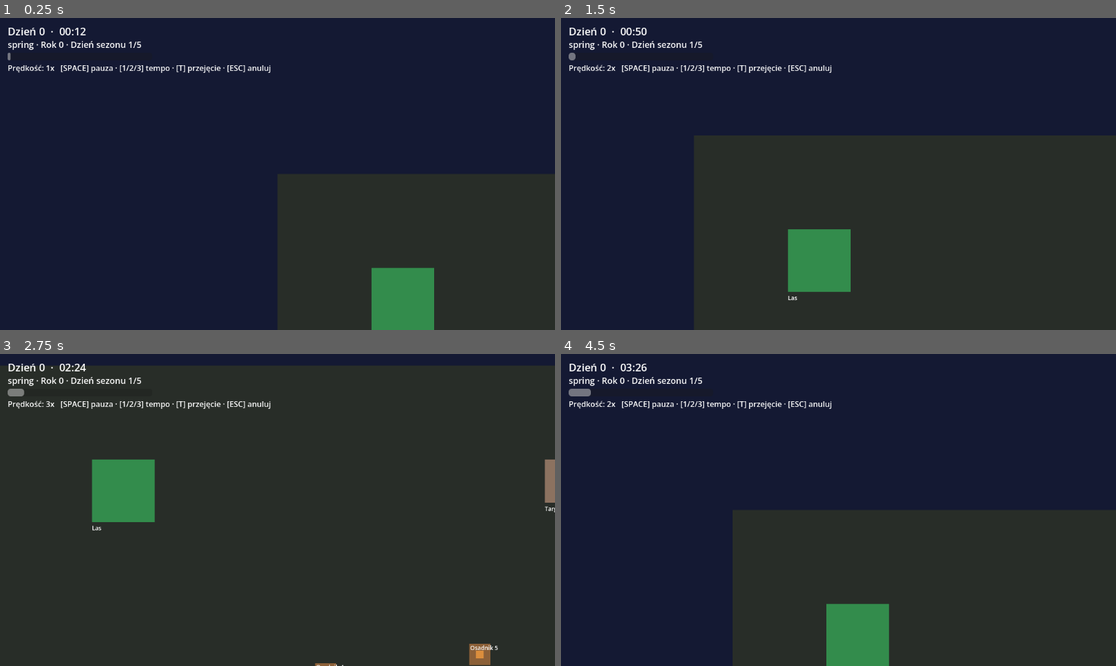
Above: before the commit, frames 1-4 (two rows, left to right).
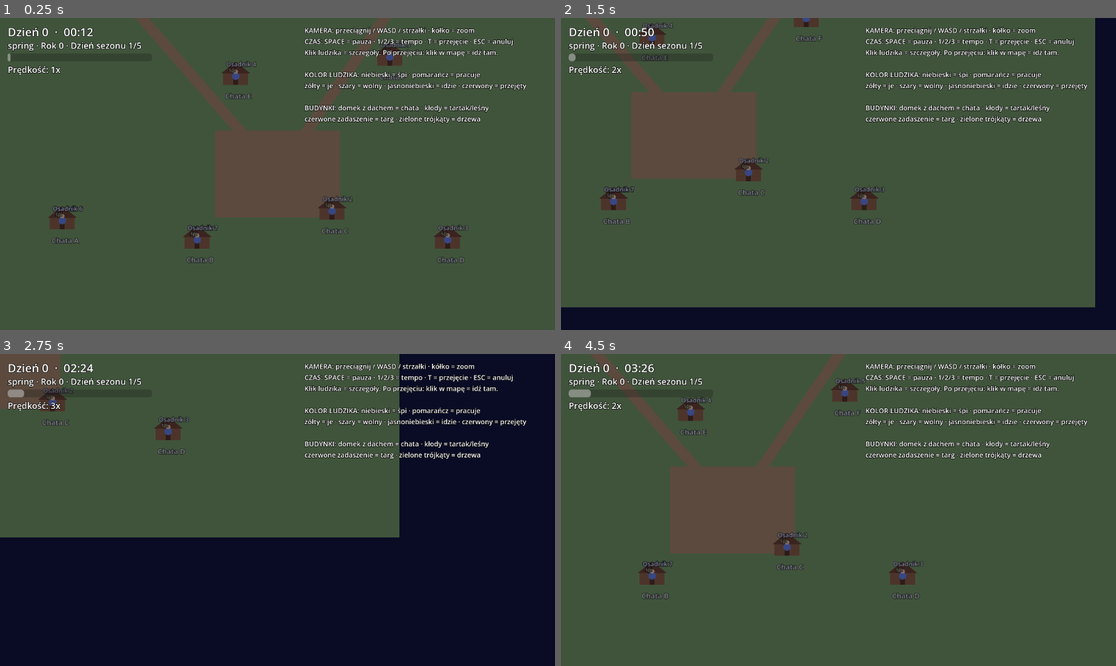
Above: after the commit, the same moments.

Repository: dwdzdc/dynastia
Game: Godot game, scene res://game/main.tscn
The game is run twice, just before and just after one commit, with the same random seed, the same clock (stepped at 60 frames per second) and the same inputs.
Inputs (mouse positions are in pixels of both pictures, inside the frame that each line leads up to):
- Up to frame 1 (0.25 s): no input
- Up to frame 2 (1.5 s): tap Enter at 0.5 s; move the mouse to (960, 158) at 0.52 s; hold D 0.53-1.28 s; tap 1 at 0.6 s; click (960, 158) at 0.67 s; tap Space at 0.77 s; move the mouse to (727, 189) at 1.27 s; hold S from 1.28 s (still down); tap 2 at 1.35 s; click (727, 189) at 1.42 s
- Up to frame 3 (2.75 s): tap Space at 1.52 s; move the mouse to (333, 441) at 2.02 s; release S at 2.03 s; hold D from 2.03 s (still down); tap 3 at 2.1 s; click (333, 441) at 2.17 s
- Up to frame 4 (4.5 s): move the mouse to (810, 572) at 2.77 s; release D at 2.78 s; hold W 2.78-3.53 s; tap T at 2.85 s; click (810, 572) at 2.92 s; tap Space at 3.02, 3.77 s; move the mouse to (1005, 556) at 3.52 s; hold A from 3.53 s (still down); tap 1 at 3.6 s; click (1005, 556) at 3.67 s; move the mouse to (672, 463) at 4.27 s; tap 2 at 4.35 s; click (672, 463) at 4.42 s

The runs differ from the first frame. In frame 1, 99% of the frame differs, in the area x 0-100%, y 0-100%; in frame 2, 96%; in frame 3, 97%; in frame 4, 99%.

Commit message:
Etap 2 (poprawa): czytelne placeholdery (domki/drzewa/drogi/ludziki), dymki idle_reason na hover, legenda+help, zaciemnienie nocy, kamera startowa na wiosce

Diff:
--- a/game/agent_node.gd
+++ b/game/agent_node.gd
@@ -1,38 +1,82 @@
-# AgentNode — wizualna reprezentacja SimAgenta (placeholder: kolorowy kwadrat + etykieta).
-# Nie zawiera logiki; tylko czyta stan sim i pokazuje go na scenie.
+# AgentNode — placeholder "ludzika" (głowa + ciało) z etykietą i dymkiem stanu.
+# Kolor ciała = stan agenta; hovering pokazuje powód bezczynności (idle_reason).
 extends Node2D
 
+const Gfx := preload("res://game/gfx.gd")
 
-var sim_agent  # SimAgent (RefCounted)
+var sim_agent
+
 var _body: Polygon2D
-var _label: Label
+var _head: Polygon2D
+var _ring: Polygon2D
+var _name_label: Label
+var _act_label: Label
+var _bubble: Node2D
 
-const NORMAL := Color(0.86, 0.56, 0.24)
-const SELECTED := Color(1.0, 0.90, 0.25)
+const SKIN := Color(0.91, 0.78, 0.62)
+const STATE_COLORS := {
+	"sleep": Color(0.40, 0.50, 0.85),
+	"work": Color(0.85, 0.50, 0.20),
+	"eat": Color(0.85, 0.76, 0.16),
+	"free": Color(0.62, 0.64, 0.66),
+	"commute": Color(0.42, 0.64, 0.85),
+	"manual": Color(0.85, 0.25, 0.25),
+}
+const STATE_TEXT := {
+	"sleep": "śpi", "work": "pracuje", "eat": "je",
+	"free": "wolny", "commute": "idzie", "manual": "ręcznie",
+}
 
 
 func _ready() -> void:
-	_body = Polygon2D.new()
-	_body.polygon = _square(8.0)
-	_body.color = NORMAL
+	_body = Gfx.circle(Vector2.ZERO, 8.0, STATE_COLORS["free"])
 	add_child(_body)
+	_head = Gfx.circle(Vector2(0, -9), 4.6, SKIN)
+	add_child(_head)
 
-	_label = Label.new()
-	_label.position = Vector2(-20, -22)
-	_label.text = String(sim_agent.name)
-	_label.add_theme_font_size_override("font_size", 12)
-	add_child(_label)
+	_ring = Gfx.circle(Vector2.ZERO, 12.5, Color(1.0, 0.9, 0.25, 0.45))
+	_ring.visible = false
+	add_child(_ring)
+
+	_name_label = Gfx.label(String(sim_agent.name), Vector2(-20, -34), 13, Color(1, 1, 1))
+	add_child(_name_label)
+	_act_label = Gfx.label("", Vector2(-14, -20), 10, Color(1, 0.92, 0.6))
+	add_child(_act_label)
+
+	_bubble = Node2D.new()
+	_bubble.position = Vector2(0, -52)
+	_bubble.visible = false
+	_bubble.add_child(Gfx.rect(-78, -9, 78, 9, Color(0.08, 0.08, 0.08, 0.9)))
+	var bt := Gfx.label("", Vector2(-74, -5), 11, Color(1, 1, 1), false)
+	bt.name = "BubbleText"
+	_bubble.add_child(bt)
+	add_child(_bubble)
 
 
-func set_selected(sel: bool) -> void:
-	_body.color = SELECTED if sel else NORMAL
+func _state_key() -> String:
+	if sim_agent.controlled:
+		return "manual"
+	return String(sim_agent.activity)
 
 
 func refresh() -> void:
 	position = sim_agent.position
+	var k := _state_key()
+	_body.color = STATE_COLORS.get(k, STATE_COLORS["free"])
+	if sim_agent.controlled:
+		_act_label.text = "▶ ręcznie"
+		_act_label.modulate = Color(1.0, 0.4, 0.4)
+	else:
+		_act_label.text = STATE_TEXT.get(k, "")
+		_act_label.modulate = Color(1, 0.92, 0.6)
 
 
-static func _square(r: float) -> PackedVector2Array:
-	return PackedVector2Array([
-		Vector2(-r, -r), Vector2(r, -r), Vector2(r, r), Vector2(-r, r),
-	])
+func set_selected(sel: bool) -> void:
+	_ring.visible = sel
+
+
+func set_hovered(hov: bool) -> void:
+	_bubble.visible = hov
+	if hov and _bubble.has_node("BubbleText"):
+		var bt := _bubble.get_node("BubbleText") as Label
+		bt.text = String(sim_agent.idle_reason)
--- /dev/null
+++ b/game/gfx.gd
@@ -0,0 +1,50 @@
+# Gfx — prymitywne, kodowane kształty (placeholdery) do renderowania śwata.
+# Tylko warstwa game/ — zero logiki. Zastąpiło nas wcześniej mikrokwadraciki,
+# których nie dało się odczytać.
+class_name Gfx
+extends RefCounted
+
+
+static func rect(x1: float, y1: float, x2: float, y2: float, color: Color) -> Polygon2D:
+	return poly(PackedVector2Array([
+		Vector2(x1, y1), Vector2(x2, y1), Vector2(x2, y2), Vector2(x1, y2),
+	]), color)
+
+
+static func poly(pts: PackedVector2Array, color: Color) -> Polygon2D:
+	var p := Polygon2D.new()
+	p.polygon = pts
+	p.color = color
+	return p
+
+
+static func triangle(a: Vector2, b: Vector2, c: Vector2, color: Color) -> Polygon2D:
+	return poly(PackedVector2Array([a, b, c]), color)
+
+
+static func circle(c: Vector2, r: float, color: Color, segs: int = 20) -> Polygon2D:
+	var pts := PackedVector2Array()
+	for i in segs:
+		var ang := TAU * float(i) / float(segs)
+		pts.append(c + Vector2(cos(ang), sin(ang)) * r)
+	return poly(pts, color)
+
+
+static func line(pts: PackedVector2Array, color: Color, width: float) -> Line2D:
+	var l := Line2D.new()
+	l.points = pts
+	l.width = width
+	l.default_color = color
+	return l
+
+
+static func label(text: String, pos: Vector2, size: int, color: Color, outline: bool = true) -> Label:
+	var lb := Label.new()
+	lb.text = text
+	lb.position = pos
+	lb.add_theme_font_size_override("font_size", size)
+	lb.modulate = color
+	if outline:
+		lb.add_theme_color_override("font_outline_color", Color(0.0, 0.0, 0.0, 0.85))
+		lb.add_theme_constant_override("outline_size", 4)
+	return lb
--- a/game/main.gd
+++ b/game/main.gd
@@ -3,32 +3,37 @@
 const DataLoader := preload("res://sim/data_loader.gd")
 const SimWorld := preload("res://sim/world.gd")
 const AgentNode := preload("res://game/agent_node.gd")
-
-const NIGHT := Color(0.08, 0.10, 0.20)
+const Gfx := preload("res://game/gfx.gd")
+
+const NIGHT := Color(0.07, 0.09, 0.18)
 const DAY := Color(0.72, 0.78, 0.86)
 const CLICK_RADIUS := 22.0
+
+const DIRT := Color(0.66, 0.53, 0.36)
+const GRASS := Color(0.46, 0.60, 0.34)
+const FOREST_GROUND := Color(0.33, 0.46, 0.26)
+const WOOD := Color(0.55, 0.37, 0.22)
+const ROOF := Color(0.42, 0.26, 0.14)
+const TREE := Color(0.20, 0.38, 0.14)
+const AWNING := Color(0.62, 0.24, 0.18)
 
 var world: SimWorld
 var move_speed: float = 90.0
 var map_data: Dictionary = {}
+var _place_by_id: Dictionary = {}
 
 var agent_nodes: Array = []
-var selected: RefCounted = null          # SimAgent
+var selected: RefCounted = null
 var _selected_node: Node2D = null
+var _hovered: Node2D = null
 var _manual_target: Vector2
 var _has_manual_target := false
 
 @onready var sky: ColorRect = $UIBackground/Sky
+@onready var shade: ColorRect = $UIWorld/Shade
 @onready var hud: Control = $UI/Hud
 @onready var camera: Camera2D = $Camera2D
 @onready var world_root: Node2D = $WorldRoot
-
-const PLACE_COLORS := {
-	"house": Color(0.55, 0.38, 0.22),
-	"work": Color(0.20, 0.55, 0.30),
-	"food": Color(0.55, 0.45, 0.38),
-}
-const PLACE_SIZES := { "house": 44.0, "work": 130.0, "food": 90.0 }
 
 
 func _ready() -> void:
@@ -37,44 +42,118 @@
 	world = SimWorld.new(int(balance["world_seed"]), balance, map_data)
 	move_speed = float(DataLoader.get_nested(balance, "movement.speed"))
 
+	for p in map_data["places"]:
+		_place_by_id[p["id"]] = p
+
 	_build_map()
 	_spawn_agents()
 	camera.make_current()
+	camera.position = _village_center()
 
 
 func _process(delta: float) -> void:
 	world.tick(delta)
 	_update_manual(delta)
 	_update_camera(delta)
+	_update_hover()
 
 	for an in agent_nodes:
 		an.refresh()
 
-	sky.color = NIGHT.lerp(DAY, world.clock.light_factor())
+	var light := world.clock.light_factor()
+	sky.color = NIGHT.lerp(DAY, light)
+	shade.color = Color(0.0, 0.0, 0.1, (1.0 - light) * 0.45)
 	hud.update_view(world.clock)
 	hud.show_agent(_selected_info())
 
 
+# --- Budowa mapy (placeholdery, ale czytelne) ---
+
 func _build_map() -> void:
 	var size: Array = map_data["world_size"]
-	var ground := Polygon2D.new()
-	ground.polygon = _rect(0.0, 0.0, float(size[0]), float(size[1]))
-	ground.color = Color(0.16, 0.18, 0.16)
-	world_root.add_child(ground)
-
+	var w := float(size[0])
+	var h := float(size[1])
+	world_root.add_child(Gfx.rect(0, 0, w, h, GRASS))
+
+	var forest := _pos("forest")
+	var market := _pos("market")
+	var village := _village_center()
+
+	# drogi najpierw (pod wszystkim)
+	world_root.add_child(Gfx.line(PackedVector2Array([village, forest]), DIRT, 22.0))
+	world_root.add_child(Gfx.line(PackedVector2Array([village, market]), DIRT, 22.0))
+
+	# plac wioski
+	world_root.add_child(Gfx.rect(village.x - 130, village.y - 90, village.x + 130, village.y + 90, DIRT))
+
+	# strefa lasu + drzewa
+	world_root.add_child(Gfx.rect(forest.x - 150, forest.y - 120, forest.x + 160, forest.y + 140, FOREST_GROUND))
+	for off in [
+		Vector2(-90, -70), Vector2(30, -90), Vector2(90, -40), Vector2(-40, 20),
+		Vector2(50, 40), Vector2(110, 10), Vector2(-110, 40), Vector2(0, 95),
+		Vector2(120, 95), Vector2(-80, -20),
+	]:
+		_draw_tree(forest + off, 1.0)
+
+	# budynki
 	for p in map_data["places"]:
 		var pos := Vector2(float(p["x"]), float(p["y"]))
-		var half: float = PLACE_SIZES.get(String(p["type"]), 40.0) * 0.5
-		var marker := Polygon2D.new()
-		marker.polygon = _rect(pos.x - half, pos.y - half, pos.x + half, pos.y + half)
-		marker.color = PLACE_COLORS.get(String(p["type"]), Color(0.5, 0.5, 0.5))
-		world_root.add_child(marker)
-
-		var lbl := Label.new()
-		lbl.text = String(p["name"])
-		lbl.position = pos + Vector2(-half, half + 4)
-		lbl.add_theme_font_size_override("font_size", 12)
+		match String(p["type"]):
+			"house":
+				_draw_house(pos)
+			"work":
+				_draw_lumber_camp(pos)
+			"food":
+				_draw_market(pos)
+		var lbl := Gfx.label(String(p["name"]), pos + Vector2(-22, 30), 15, Color(1, 1, 0.95))
 		world_root.add_child(lbl)
+
+
+func _draw_tree(at: Vector2, s: float) -> void:
+	var trunk := Gfx.rect(at.x - 2 * s, at.y - 4 * s, at.x + 2 * s, at.y + 8 * s, WOOD)
+	world_root.add_child(trunk)
+	var crown := Gfx.triangle(
+		Vector2(at.x, at.y - 40 * s), Vector2(at.x - 16 * s, at.y + 2 * s), Vector2(at.x + 16 * s, at.y + 2 * s), TREE)
+	world_root.add_child(crown)
+
+
+func _draw_house(at: Vector2) -> void:
+	var base := Gfx.rect(at.x - 26, at.y - 8, at.x + 26, at.y + 18, WOOD)
+	world_root.add_child(base)
+	var roof := Gfx.triangle(
+		Vector2(at.x - 30, at.y - 6), Vector2(at.x + 30, at.y - 6), Vector2(at.x, at.y - 30), ROOF)
+	world_root.add_child(roof)
+	var door := Gfx.rect(at.x - 5, at.y + 6, at.x + 5, at.y + 18, Color(0.32, 0.2, 0.1))
+	world_root.add_child(door)
+
+
+func _draw_lumber_camp(at: Vector2) -> void:
+	# składowane kłody
+	for i in 3:
+		world_root.add_child(Gfx.rect(at.x - 40, at.y + 4 + i * 10, at.x + 40, at.y + 10 + i * 10, WOOD))
+	world_root.add_child(Gfx.rect(at.x - 45, at.y - 10, at.x + 45, at.y + 44, Color(0.28, 0.19, 0.11)))
+
+
+func _draw_market(at: Vector2) -> void:
+	world_root.add_child(Gfx.rect(at.x - 45, at.y - 6, at.x + 45, at.y + 20, WOOD))
+	world_root.add_child(Gfx.rect(at.x - 52, at.y - 26, at.x + 52, at.y - 12, AWNING))
+	for i in 2:
+		world_root.add_child(Gfx.rect(at.x - 45 + i * 50, at.y + 6, at.x - 35 + i * 50, at.y + 20, Color(0.7, 0.6, 0.4)))
+
+
+func _pos(id: String) -> Vector2:
+	var p: Dictionary = _place_by_id[id]
+	return Vector2(float(p["x"]), float(p["y"]))
+
+
+func _village_center() -> Vector2:
+	var acc := Vector2.ZERO
+	var n := 0
+	for p in map_data["places"]:
+		if String(p["type"]) == "house":
+			acc += Vector2(float(p["x"]), float(p["y"]))
+			n += 1
+	return acc / float(n)
 
 
 func _spawn_agents() -> void:
@@ -91,6 +170,19 @@
 			return an
 	return null
 
+
+func _update_hover() -> void:
+	var hov := _agent_at(get_global_mouse_position())
+	if hov == _hovered:
+		return
+	if _hovered != null:
+		_hovered.set_hovered(false)
+	_hovered = hov
+	if _hovered != null:
+		_hovered.set_hovered(true)
+
+
+# --- Wejście ---
 
 func _unhandled_input(event: InputEvent) -> void:
 	if event is InputEventMouseButton and event.pressed:
@@ -203,9 +295,3 @@
 		"skills": selected.skills,
 		"controlled": selected.controlled,
 	}
-
-
-static func _rect(x1: float, y1: float, x2: float, y2: float) -> PackedVector2Array:
-	return PackedVector2Array([
-		Vector2(x1, y1), Vector2(x2, y1), Vector2(x2, y2), Vector2(x1, y2),
-	])
--- a/game/main.tscn
+++ b/game/main.tscn
@@ -19,7 +19,19 @@
 anchor_bottom = 1.0
 grow_horizontal = 2
 grow_vertical = 2
-color = Color(0.08, 0.1, 0.2, 1)
+color = Color(0.07, 0.09, 0.18, 1)
+
+[node name="UIWorld" type="CanvasLayer" parent="."]
+layer = 5
+
+[node name="Shade" type="ColorRect" parent="UIWorld"]
+anchors_preset = 15
+anchor_right = 1.0
+anchor_bottom = 1.0
+grow_horizontal = 2
+grow_vertical = 2
+mouse_filter = 2
+color = Color(0, 0, 0.1, 0)
 
 [node name="UI" type="CanvasLayer" parent="."]
 layer = 10
@@ -37,20 +49,20 @@
 offset_top = 12.0
 offset_right = 640.0
 offset_bottom = 42.0
-theme_override_font_sizes/font_size = 22
+theme_override_font_sizes/font_size = 24
 
 [node name="SeasonLabel" type="Label" parent="UI/Hud"]
 offset_left = 16.0
-offset_top = 42.0
+offset_top = 44.0
 offset_right = 640.0
-offset_bottom = 66.0
+offset_bottom = 68.0
 theme_override_font_sizes/font_size = 18
 
 [node name="DayBar" type="ProgressBar" parent="UI/Hud"]
 offset_left = 16.0
-offset_top = 72.0
+offset_top = 74.0
 offset_right = 316.0
-offset_bottom = 88.0
+offset_bottom = 90.0
 min_value = 0.0
 max_value = 1.0
 step = 0.001
@@ -58,14 +70,24 @@
 
 [node name="SpeedLabel" type="Label" parent="UI/Hud"]
 offset_left = 16.0
-offset_top = 92.0
-offset_right = 700.0
-offset_bottom = 114.0
-theme_override_font_sizes/font_size = 16
+offset_top = 94.0
+offset_right = 400.0
+offset_bottom = 118.0
+theme_override_font_sizes/font_size = 18
 
 [node name="AgentLabel" type="Label" parent="UI/Hud"]
 offset_left = 16.0
-offset_top = 120.0
+offset_top = 130.0
 offset_right = 560.0
-offset_bottom = 300.0
-theme_override_font_sizes/font_size = 16
+offset_bottom = 320.0
+theme_override_font_sizes/font_size = 17
+
+[node name="HelpLabel" type="Label" parent="UI/Hud"]
+anchors_preset = 1
+anchor_left = 1.0
+anchor_right = 1.0
+offset_left = -520.0
+offset_top = 16.0
+offset_right = -16.0
+offset_bottom = 190.0
+theme_override_font_sizes/font_size = 14
--- a/ui/hud.gd
+++ b/ui/hud.gd
@@ -7,6 +7,25 @@
 @onready var day_bar: ProgressBar = $DayBar
 @onready var speed_label: Label = $SpeedLabel
 @onready var agent_label: Label = $AgentLabel
+@onready var help_label: Label = $HelpLabel
+
+const HELP := """KAMERA: przeciągnij / WASD / strzałki · kółko = zoom
+CZAS: SPACE = pauza · 1/2/3 = tempo · T = przejęcie · ESC = anuluj
+Klik ludzika = szczegóły. Po przejęciu: klik w mapę = idź tam.
+
+KOLOR LUDZIKA: niebieski = śpi · pomarańcz = pracuje
+żółty = je · szary = wolny · jasnoniebieski = idzie · czerwony = przejęty
+
+BUDYNKI: domek z dachem = chata · kłody = tartak/leśny
+czerwone zadaszenie = targ · zielone trójkąty = drzewa"""
+
+
+func _ready() -> void:
+	var outline := Color(0.0, 0.0, 0.0, 0.85)
+	for lb in [time_label, season_label, speed_label, agent_label, help_label]:
+		lb.add_theme_color_override("font_outline_color", outline)
+		lb.add_theme_constant_override("outline_size", 4)
+	help_label.text = HELP
 
 
 func update_view(clock: SimClock) -> void:
@@ -18,7 +37,7 @@
 	]
 	day_bar.value = clock.time_of_day()
 	var spd := "PAUZA" if clock.speed == 0 else "%dx" % clock.speed
-	speed_label.text = "Prędkość: %s   [SPACE] pauza · [1/2/3] tempo · [T] przejęcie · [ESC] anuluj" % spd
+	speed_label.text = "Prędkość: %s" % spd
 
 
 func show_agent(info: Dictionary) -> void:
Not shown, added: game/gfx.gd.uid
